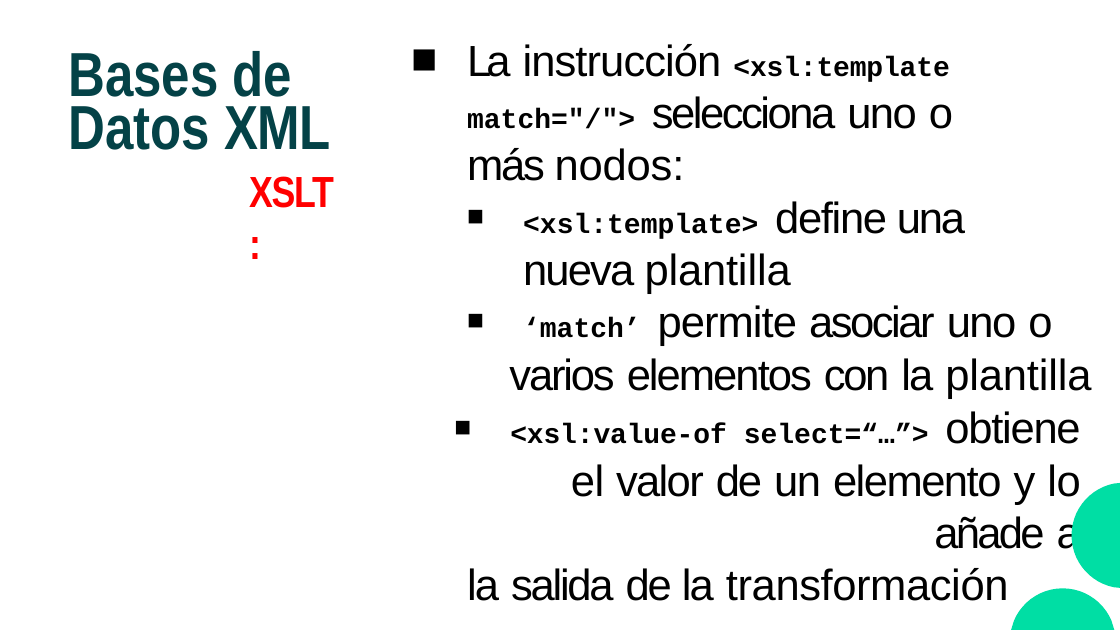
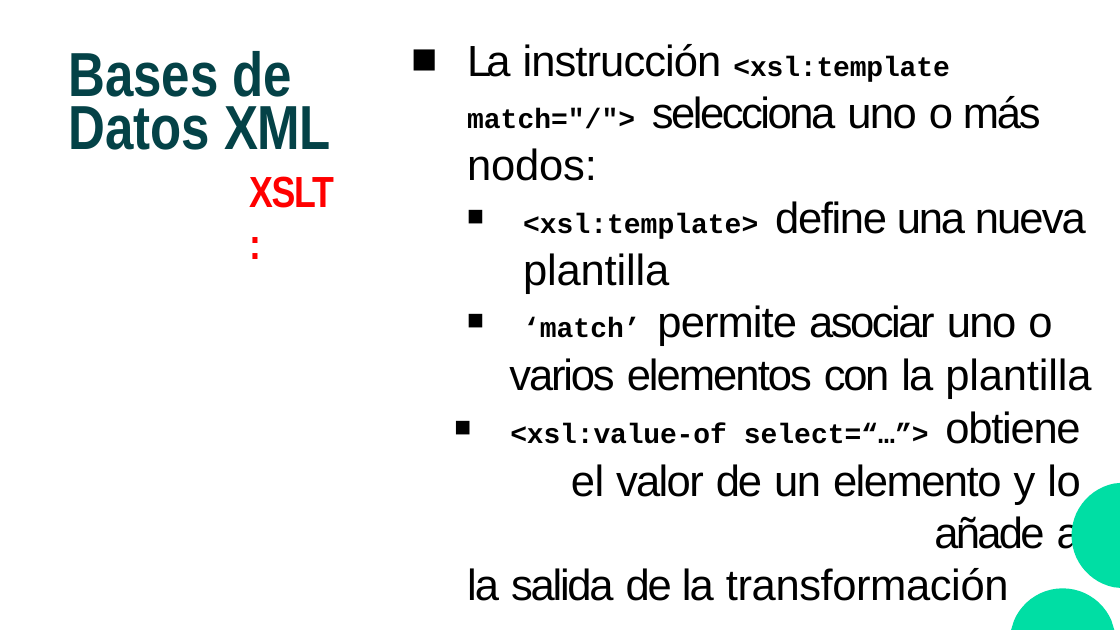
Before and after one commit to CodeWithJuancho/CEIABD_Modulos-de-Big-Data, a slide deck: slide 40 of BIU/UT2 - Almacenamiento y consulta de datos/UT2_1 XML/UT2_1 XML.pptx (slide 37 before the commit). Drawn at 1120x630 pixels with LibreOffice and Linux fonts; fonts in the diff are those of the drawing. Boxes give left, top, right and bottom in pixels: in the first picture for what was removed or moved away, otherwise in the second. Text is boxed around its words. In the diff, an @@ line names an element or a change of style, - is before the commit and + after.

```diff
--- a/BIU/UT2 - Almacenamiento y consulta de datos/UT2_1 XML/UT2_1 XML.pptx
+++ b/BIU/UT2 - Almacenamiento y consulta de datos/UT2_1 XML/UT2_1 XML.pptx
@@ text "La instrucción <xsl:template match="/"> selecciona ..." rewrapped from <box>467,44,953,181</box> to <box>467,44,1041,129</box> @@
@@ text "<xsl:template> define una nueva plantilla" rewrapped from <box>523,201,1052,346</box> to <box>523,201,1086,346</box> @@
```
Also in this commit, not shown: 12 other slides changed, 5 slides added, 12 other files.
